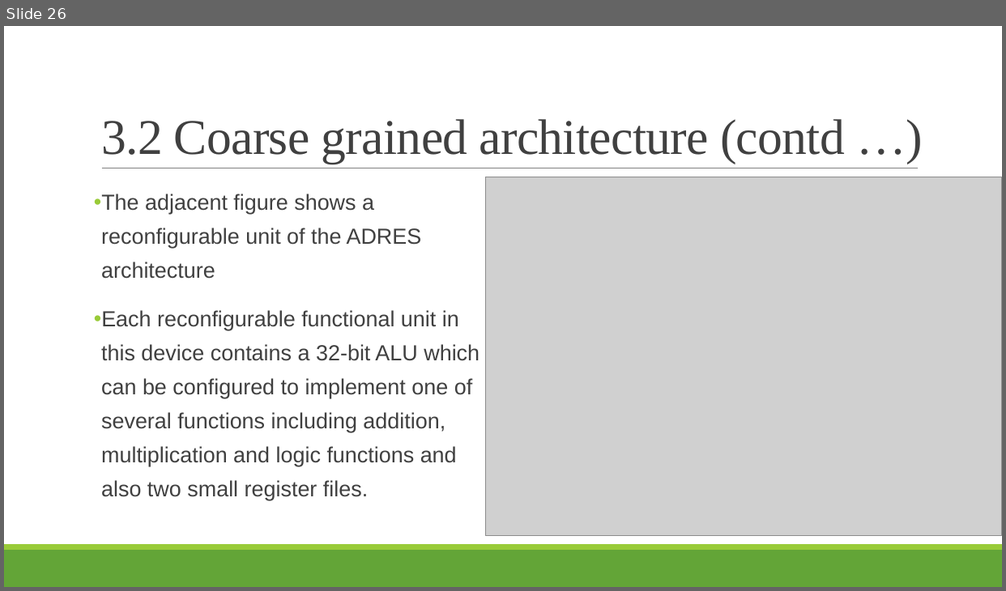
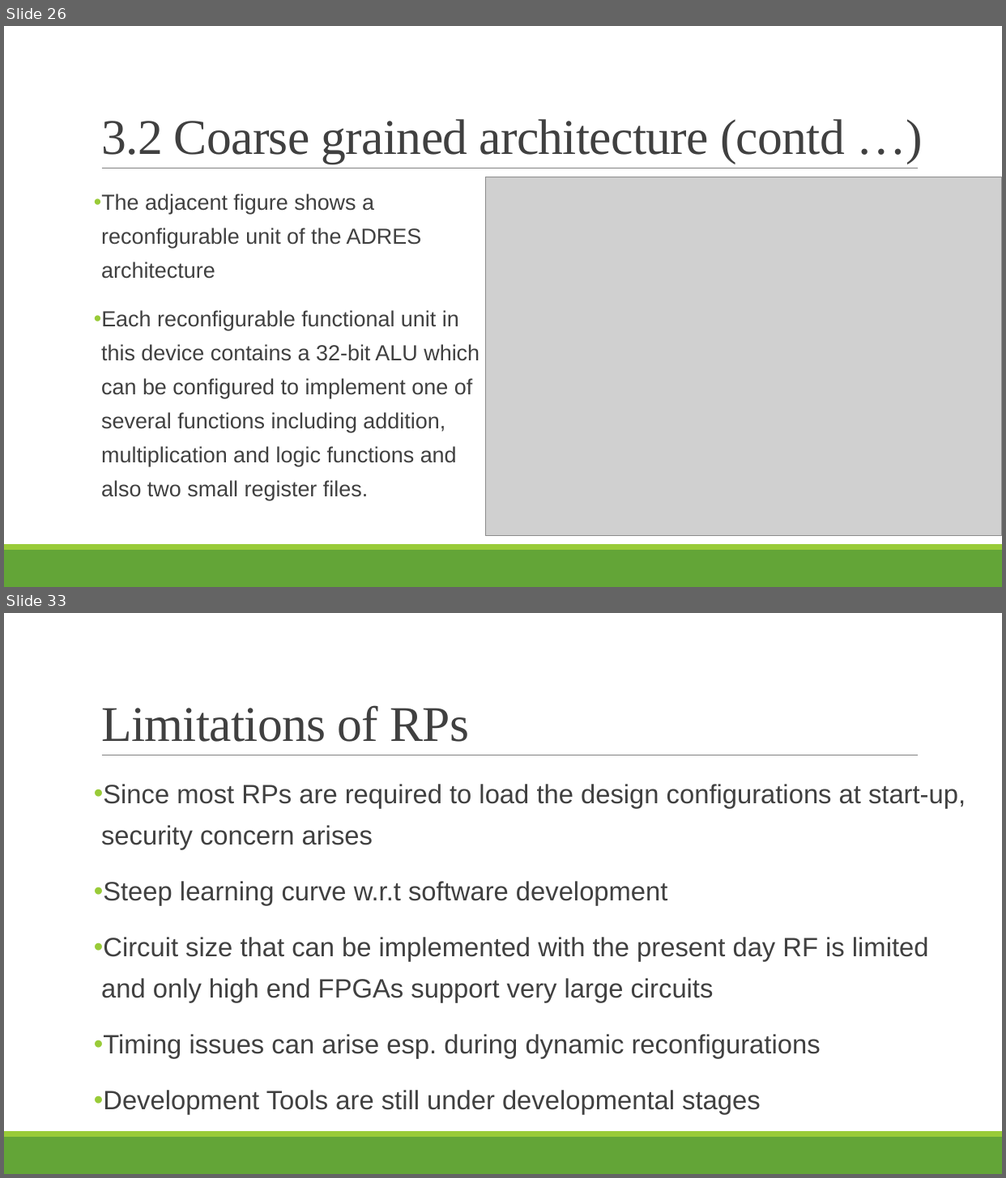
Before and after one commit to puthukkaden/Reconfigrable_Processor_Architecture, a slide deck: Presentation/Presentation1.pptx. Shown one above the other, each under a label of ours: slide 26 before the commit, slides 26 and 33 after it; the slides between them are not shown. The pictures are 1006x591 and 1006x1178 pixels, drawn with LibreOffice and Linux fonts; fonts in the diff are those of the drawing; grey boxes stand for pictures. Boxes give left, top, right and bottom in pixels: in the first picture for what was removed or moved away, otherwise in the second. Text is boxed around its words. In the diff, an @@ line names an element or a change of style, - is before the commit and + after.

```diff
--- a/Presentation/Presentation1.pptx
+++ b/Presentation/Presentation1.pptx
@@ slide 33 added at [4,613,1002,1174], background #FFFFFF; not listed: 3 template elements that a slide beside it also shows @@
@@ title added at [101,705,469,742], 48 pt, text #404040 @@
+Limitations of RPs
@@ text added at [94,784,965,1115], 25.5 pt, text #404040 @@
+• Since most RPs are required to load the design configurations at start-up, security concern arises
+• Steep learning curve w.r.t software development
+• Circuit size that can be implemented with the present day RF is limited and only high end FPGAs support very large circuits
+• Timing issues can arise esp. during dynamic reconfigurations
+• Development Tools are still under developmental stages
```
Also in this commit, not shown: 6 slides changed, 10 other slides added, 2 other files.
